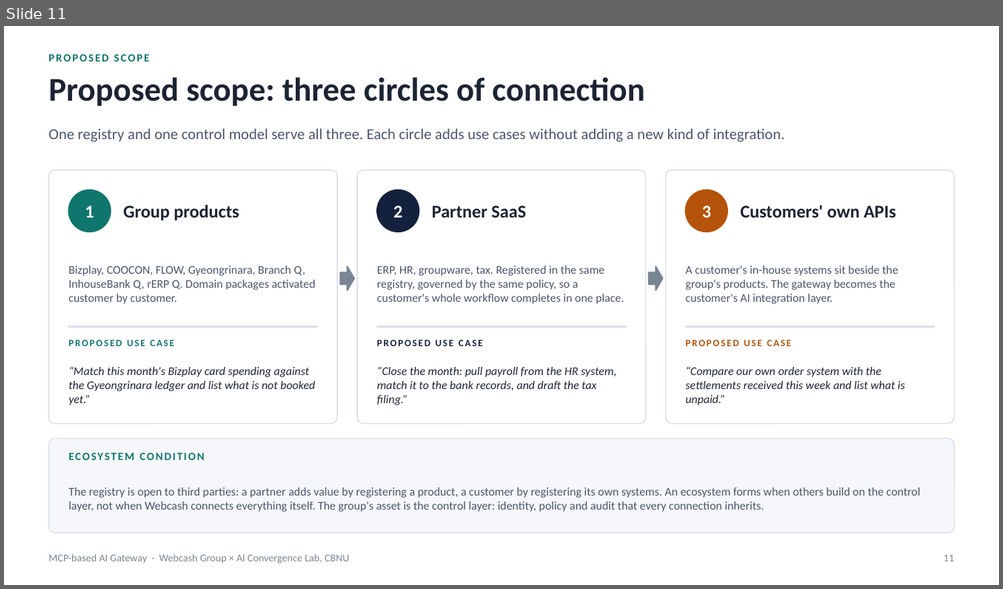
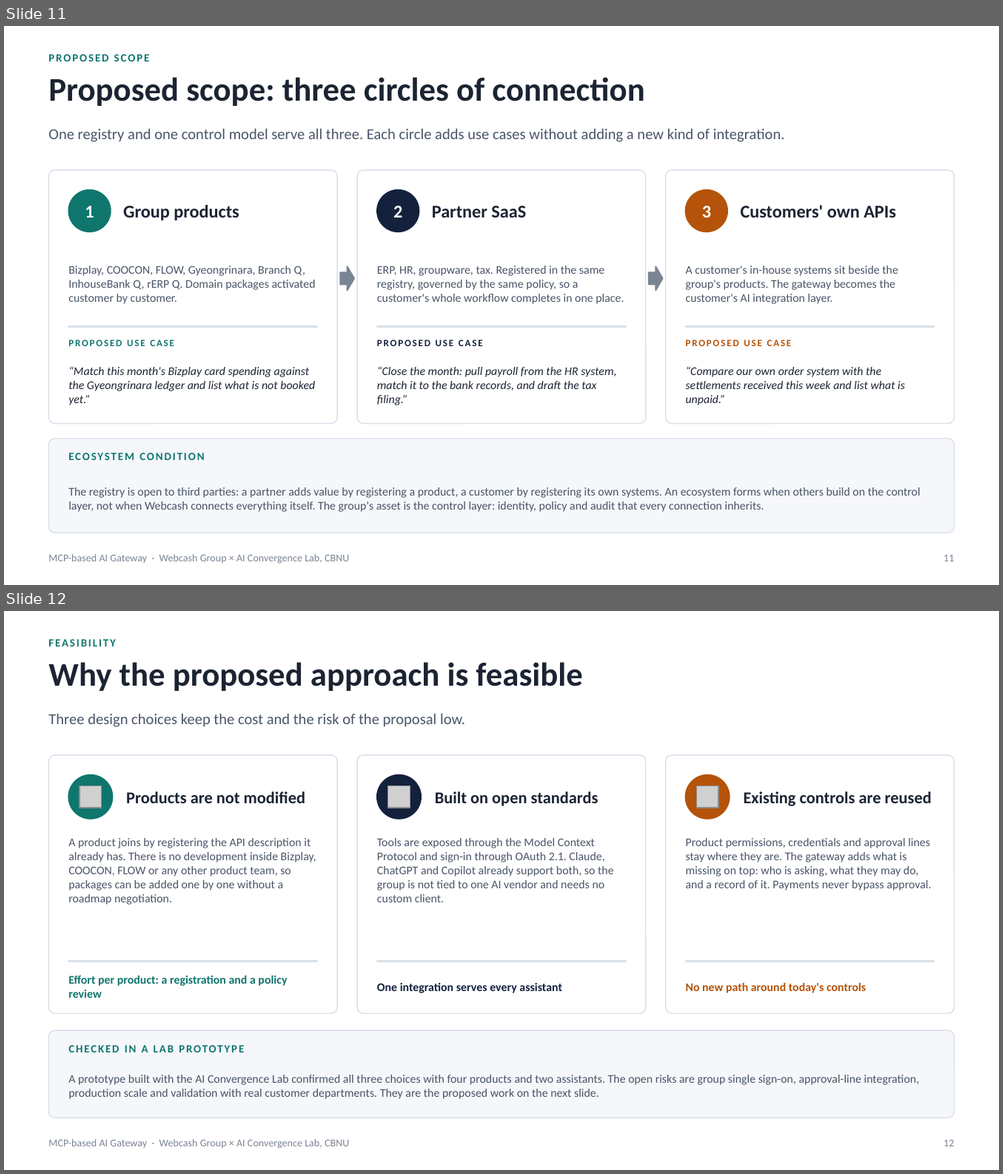
Before and after one commit to Chansokheang/MCP_Server_Portal, a slide deck: docs/webcash-ai-gateway-concept.pptx. Shown one above the other, each under a label of ours: slide 11 before the commit, slides 11 and 12 after it. The pictures are 1003x589 and 1003x1174 pixels, drawn with LibreOffice and Linux fonts; fonts in the diff are those of the drawing; grey boxes stand for pictures. Boxes give left, top, right and bottom in pixels: in the first picture for what was removed or moved away, otherwise in the second. Text is boxed around its words. In the diff, an @@ line names an element or a change of style, - is before the commit and + after.

```diff
--- a/docs/webcash-ai-gateway-concept.pptx
+++ b/docs/webcash-ai-gateway-concept.pptx
@@ slide 12 added at <box>4,611,999,1170</box>, background #FFFFFF @@
@@ text added at <box>48,639,115,647</box>, 8 pt, text #0F766E, bold @@
+FEASIBILITY
@@ text added at <box>48,662,582,691</box>, 24 pt, text #1C2433, bold @@
+Why the proposed approach is feasible
@@ text added at <box>48,713,465,727</box>, 11 pt, text #4A5568 @@
+Three design choices keep the cost and the risk of the proposal low.
@@ rounded rectangle added at <box>48,755,337,1014</box>, fill #FFFFFF, outline #D9E0EA 0.75 pt @@
@@ rounded rectangle added at <box>357,755,646,1014</box>, fill #FFFFFF, outline #D9E0EA 0.75 pt @@
@@ rounded rectangle added at <box>666,755,954,1014</box>, fill #FFFFFF, outline #D9E0EA 0.75 pt @@
@@ ellipse added at <box>68,775,112,819</box>, fill #0F766E, outline #0F766E 1 pt @@
@@ picture added at <box>79,786,102,808</box> @@
@@ ellipse added at <box>377,775,421,819</box>, fill #14213D, outline #14213D 1 pt @@
@@ picture added at <box>388,786,410,808</box> @@
@@ ellipse added at <box>686,775,729,819</box>, fill #B45309, outline #B45309 1 pt @@
@@ picture added at <box>696,786,718,808</box> @@
@@ text added at <box>126,792,305,803</box>, 12 pt, text #1C2433, bold @@
+Products are not modified
@@ text added at <box>435,792,598,806</box>, 12 pt, text #1C2433, bold @@
+Built on open standards
@@ text added at <box>743,792,931,806</box>, 12 pt, text #1C2433, bold @@
+Existing controls are reused
@@ text added at <box>68,838,316,905</box>, 8.5 pt, text #4A5568 @@
+A product joins by registering the API description it already has. There is no development inside Bizplay, COOCON, FLOW or any other product team, so packages can be added one by one without a roadmap negotiation.
@@ text added at <box>377,838,614,903</box>, 8.5 pt, text #4A5568 @@
+Tools are exposed through the Model Context Protocol and sign-in through OAuth 2.1. Claude, ChatGPT and Copilot already support both, so the group is not tied to one AI vendor and needs no custom client.
@@ text added at <box>686,838,930,891</box>, 8.5 pt, text #4A5568 @@
+Product permissions, credentials and approval lines stay where they are. The gateway adds what is missing on top: who is asking, what they may do, and a record of it. Payments never bypass approval.
@@ rectangle added at <box>68,961,317,962</box>, fill #D9E0EA, outline #D9E0EA 1 pt @@
@@ rectangle added at <box>377,961,626,962</box>, fill #D9E0EA, outline #D9E0EA 1 pt @@
@@ rectangle added at <box>686,961,934,962</box>, fill #D9E0EA, outline #D9E0EA 1 pt @@
@@ text added at <box>68,976,287,998</box>, 8.5 pt, text #0F766E, bold @@
+Effort per product: a registration and a policy review
@@ text added at <box>377,983,562,994</box>, 8.5 pt, text #14213D, bold @@
+One integration serves every assistant
@@ text added at <box>686,983,865,994</box>, 8.5 pt, text #B45309, bold @@
+No new path around today's controls
@@ rounded rectangle added at <box>48,1031,954,1118</box>, fill #F5F7FA, outline #D9E0EA 0.75 pt @@
@@ text added at <box>142,1045,148,1053</box>, 8 pt, text #0F766E, bold @@
+CHECKED IN A LAB PROTOTYPE
@@ text added at <box>68,1075,919,1099</box>, 8.5 pt, text #4A5568 @@
+A prototype built with the AI Convergence Lab confirmed all three choices with four products and two assistants. The open risks are group single sign-on, approval-line integration, production scale and validation with real customer departments. They are the proposed work on the next slide.
@@ text added at <box>48,1139,349,1149</box>, 7.5 pt, text #7A8593 @@
+MCP-based AI Gateway · Webcash Group × AI Convergence Lab, CBNU
@@ text added at <box>943,1140,953,1147</box>, 7.5 pt, text #7A8593 @@
+12
```
Also in this commit, not shown: 1 slide removed, 1 other file.
